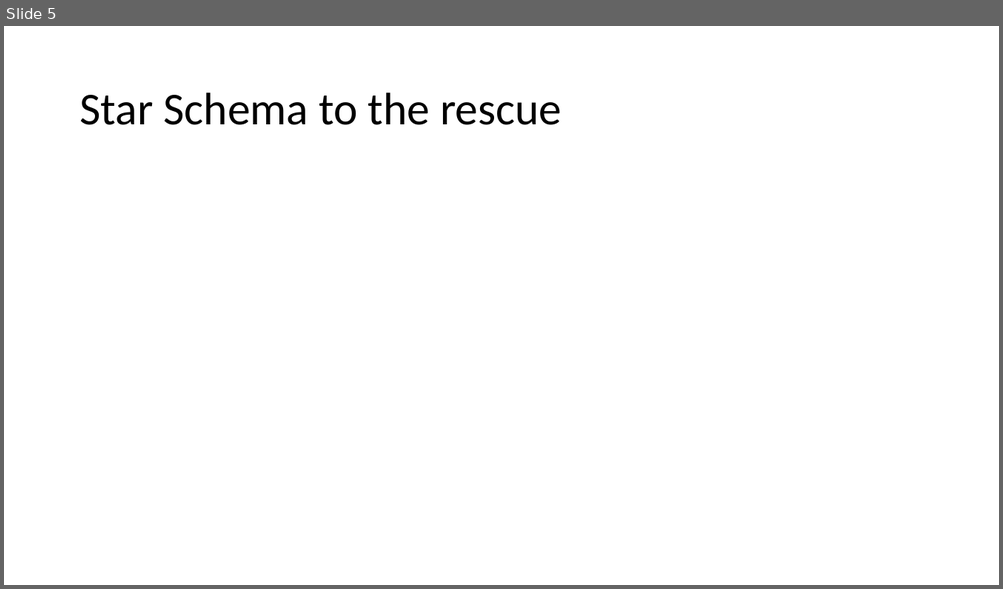
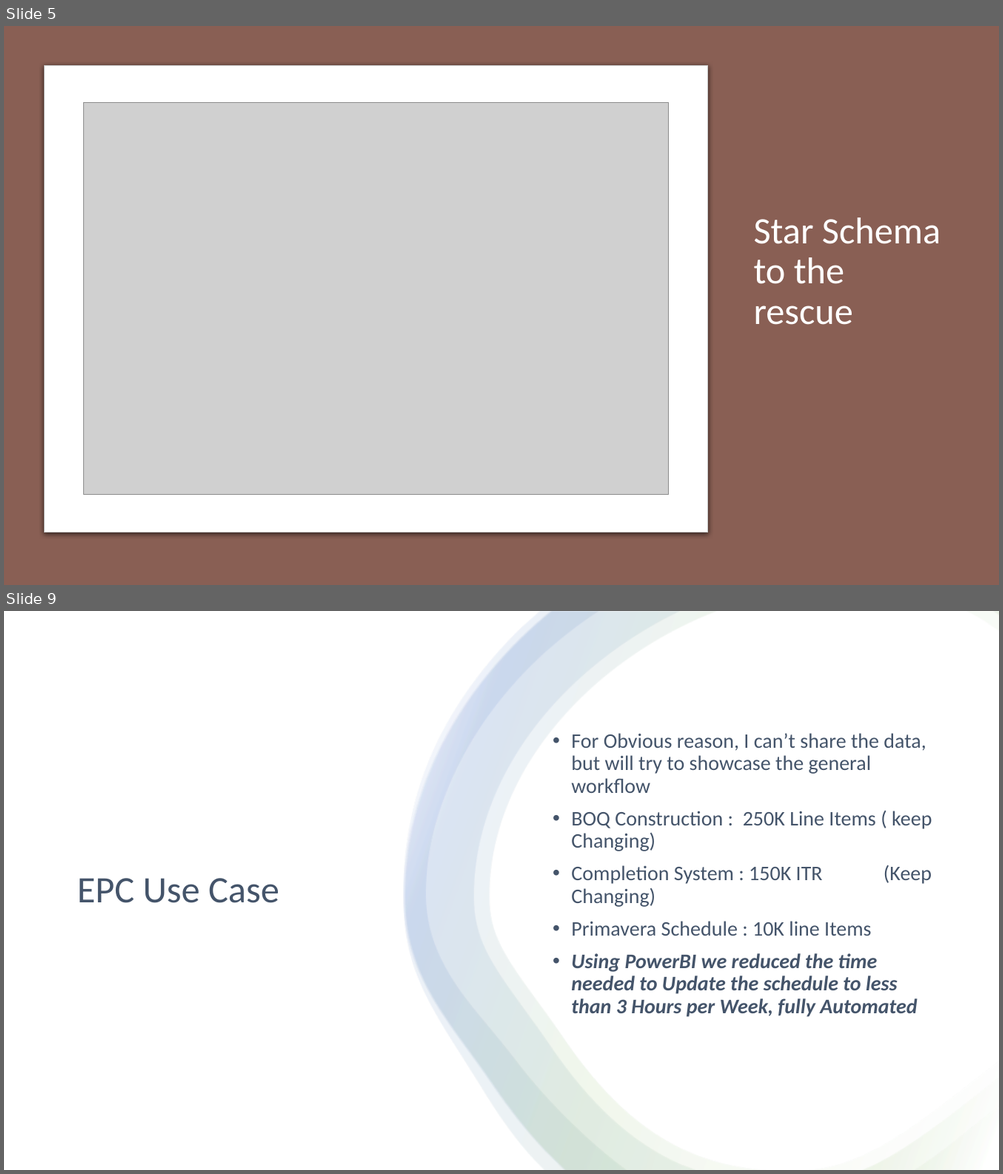
Before and after one commit to djouallah/projectcontrolpresentation, a slide deck: PowerBI as an integration tool in Project Controls.pptx. Shown one above the other, each under a label of ours: slide 5 before the commit, slides 5 and 9 after it; the slides between them are not shown. The pictures are 1003x589 and 1003x1174 pixels, drawn with LibreOffice and Linux fonts; fonts in the diff are those of the drawing; grey boxes stand for pictures. Boxes give left, top, right and bottom in pixels: in the first picture for what was removed or moved away, otherwise in the second. Text is boxed around its words. In the diff, an @@ line names an element or a change of style, - is before the commit and + after.

```diff
--- a/PowerBI as an integration tool in Project Controls.pptx
+++ b/PowerBI as an integration tool in Project Controls.pptx
@@ slide 9 added at box(4, 611, 999, 1170), background #FFFFFF @@
@@ rectangle added at box(4, 611, 999, 1170), fill #FFFFFF @@
@@ freeform shape added at box(404, 612, 999, 1170), fill gradient #FFFFFF to #70AD47 to #4472C4 @@
@@ freeform shape added at box(404, 612, 999, 1170), fill gradient #FFFFFF to #70AD47 to #4472C4 @@
@@ freeform shape added at box(405, 612, 999, 1170), fill gradient #FFFFFF to #70AD47 to #4472C4 @@
@@ text added at box(571, 733, 931, 1017), 20 pt, text #44546A @@
+• For Obvious reason, I can’t share the data, but will try to showcase the general workflow
+• BOQ Construction : 250K Line Items ( keep Changing)
+• Completion System : 150K ITR (Keep Changing)
+• Primavera Schedule : 10K line Items
+• Using PowerBI we reduced the time needed to Update the schedule to less than 3 Hours per Week, fully Automated
@@ title added at box(77, 878, 279, 903), 36 pt, text #44546A @@
+EPC Use Case
@@ slide 5 changed as well @@
@@ background #FFFFFF to #E7E6E6 @@
@@ rectangle added at box(4, 26, 999, 585), fill #895F54 @@
@@ rounded rectangle added at box(44, 65, 708, 533), fill #FFFFFF, outline #C8CACA 0.75 pt @@
@@ title "Star Schema to the rescue": place and size @@
-title "Star Schema to the rescue" at box(79, 93, 561, 125)
+title "Star Schema to the rescue" at box(754, 218, 940, 325)
@@ title "Star Schema to the rescue" at box(754, 218, 940, 325): size 44 to 36 pt, text colour #000000 to #FFFFFF @@
@@ picture added at box(84, 103, 668, 495) @@
```
Also in this commit, not shown: 4 other slides changed, 3 other slides added.
